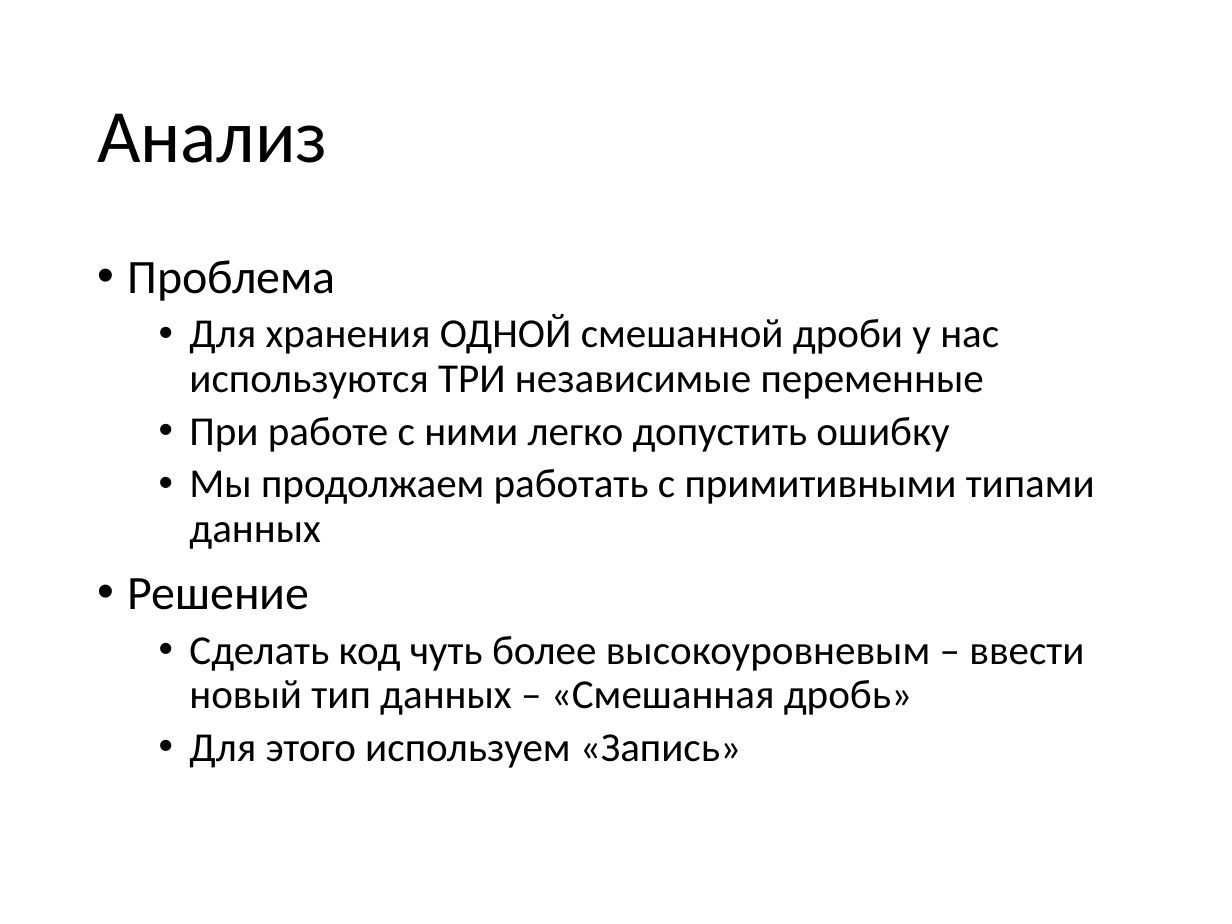
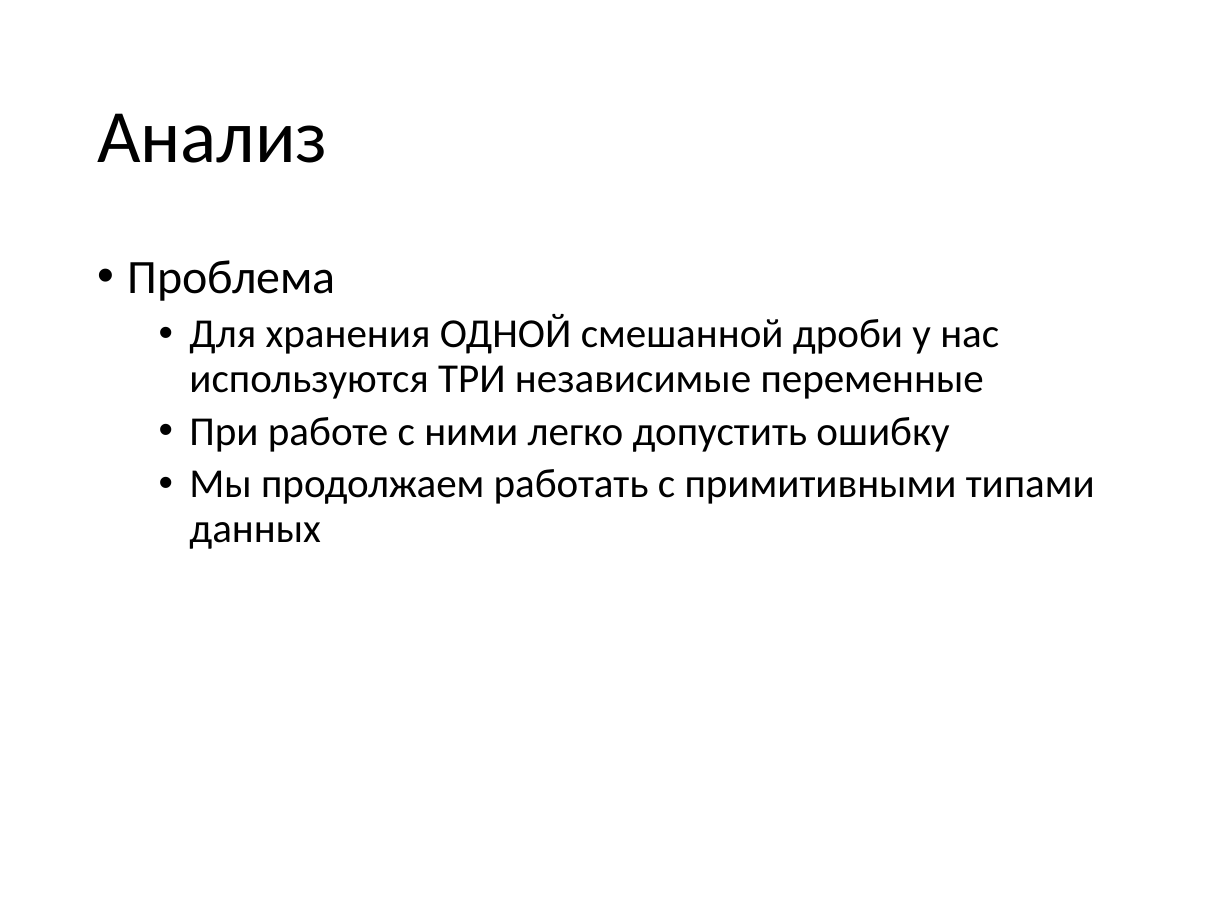
Before and after one commit to alexey-malov/fraction, a slide deck: slide 26 of Explanation.pptx (slide 24 before the commit). Drawn at 1232x924 pixels with LibreOffice and Linux fonts; fonts in the diff are those of the drawing. Boxes give left, top, right and bottom in pixels: in the first picture for what was removed or moved away, otherwise in the second. Text is boxed around its words. In the diff, an @@ line names an element or a change of style, - is before the commit and + after.

```diff
--- a/Explanation.pptx
+++ b/Explanation.pptx
@@ text at (128, 578, 1084, 768): paragraphs removed @@
-• Решение
-  • Сделать код чуть более высокоуровневым – ввести новый тип данных – «Смешанная дробь»
-  • Для этого используем «Запись»
```
Also in this commit, not shown: 3 slides added, 2 other files.
